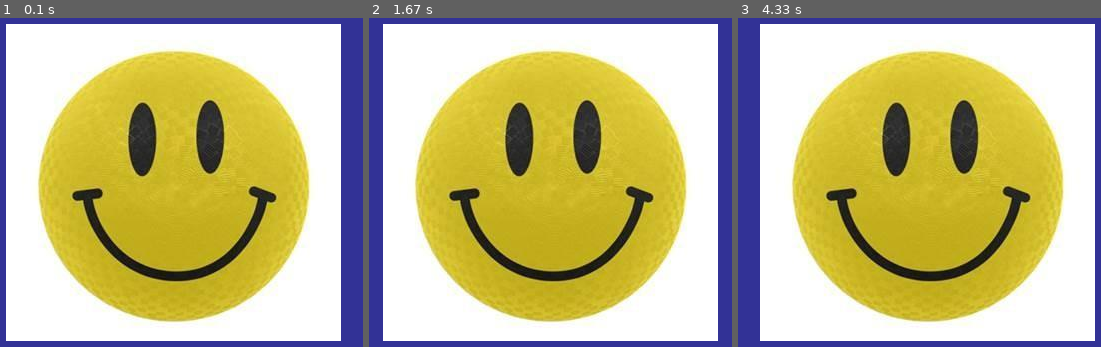
Above: before the commit, frames 1-3 (left to right).
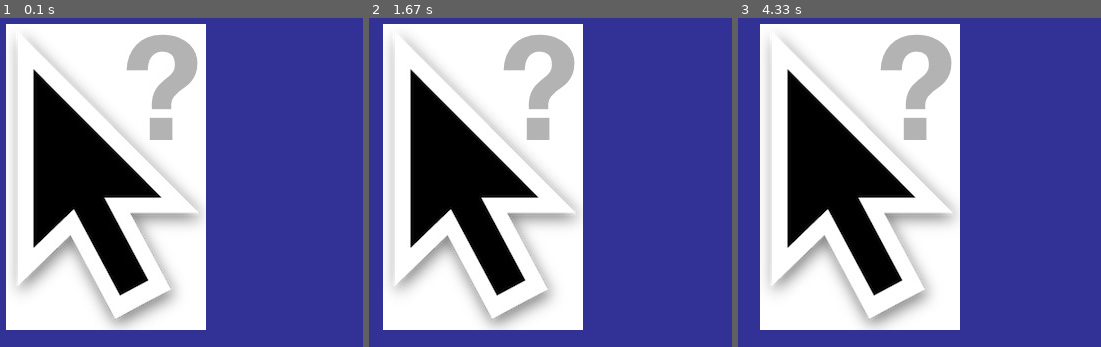
Above: after the commit, the same moments.

Repository: UCHMS19-20/final-project-print-a-thing
Game: pygame game, started from src/game.py
Same seed, same stepped clock (60 frames per second), same inputs: the game is played once before the commit and once after it.
Inputs:
- Up to frame 1 (0.1 s): no input
- Up to frame 2 (1.67 s): hold Right 0.33-0.8 s; hold Right 0.83-1.3 s; hold Left from 1.33 s (still down)
- Up to frame 3 (4.33 s): release Left at 1.87 s; hold Left 1.9-2.3 s; hold Right 2.33-2.97 s; hold Left 3-3.47 s; hold Right 3.5-3.97 s; hold Right from 4 s (still down)

The runs differ from the first frame. In frame 1, 74% of the frame differs, in the area x 1-94%, y 1-99%; in frame 2, 74%; in frame 3, 74%.

Commit message:
changed image to mouse
cursor but im tired and this computer lags

Diff:
--- a/src/game.py
+++ b/src/game.py
@@ -12,7 +12,7 @@
 
 screen = pygame.display.set_mode((display_width, display_height))
 
-char = pygame.image.load("src/AAAH.jpg")
+char = pygame.image.load("src/mouse.jpg")
 
 def charpl(x, y):
     screen.blit(char, (x,y))
Binary file added: src/mouse.jpg
